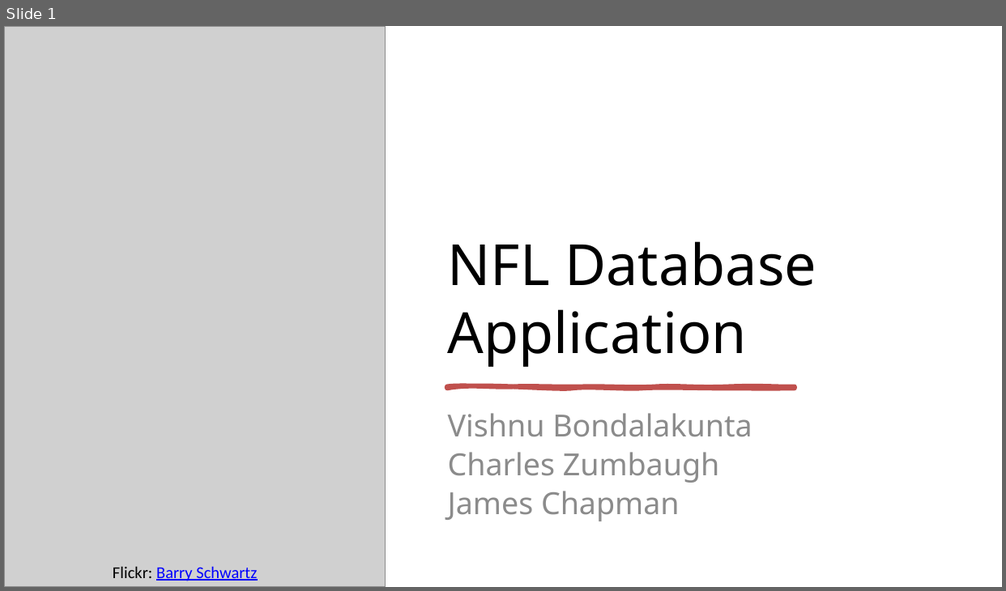
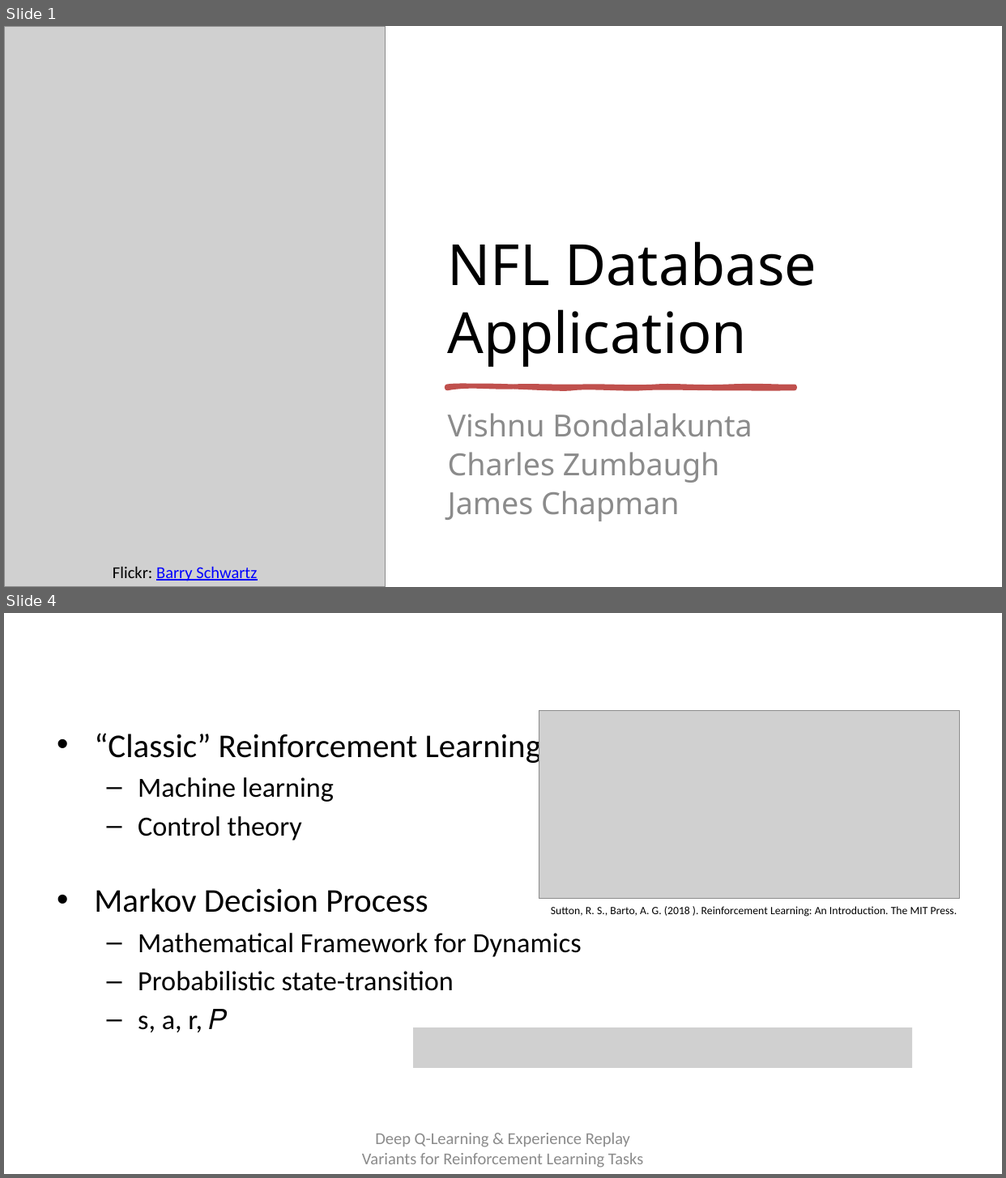
Before and after one commit to JamesChapmanNV/NFL_Database_App, a slide deck: Project Presentation/NFL_Database_Presentation.pptx. Shown one above the other, each under a label of ours: slide 1 before the commit, slides 1 and 4 after it; the slides between them are not shown. The pictures are 1006x591 and 1006x1178 pixels, drawn with LibreOffice and Linux fonts; fonts in the diff are those of the drawing; grey boxes stand for pictures; background and template pictures are left out. Boxes give left, top, right and bottom in pixels: in the first picture for what was removed or moved away, otherwise in the second. Text is boxed around its words. In the diff, an @@ line names an element or a change of style, - is before the commit and + after.

```diff
--- a/Project Presentation/NFL_Database_Presentation.pptx
+++ b/Project Presentation/NFL_Database_Presentation.pptx
@@ slide 4 added at box(4, 613, 1002, 1174), background picture (left out) @@
@@ text added at box(94, 733, 582, 1033), 20 pt, text #000000 @@
+• “Classic” Reinforcement Learning
+  – Machine learning
+  – Control theory
+• Markov Decision Process
+  – Mathematical Framework for Dynamics
+  – Probabilistic state-transition
+  – s, a, r, 𝑃
@@ title added at box(219, 730, 541, 765), 32 pt, text #FFFFFF @@
+Background - Reinforcement Learning (1 of 4)
@@ picture added at box(539, 711, 959, 898) @@
@@ text added at box(551, 906, 957, 917), 8 pt, text #000000 @@
+Sutton, R. S., Barto, A. G. (2018 ). Reinforcement Learning: An Introduction. The MIT Press.
@@ picture added at box(413, 1029, 912, 1068) @@
@@ text added at box(362, 1133, 643, 1168), 12 pt, text #8C8C8C @@
+Deep Q-Learning & Experience Replay Variants for Reinforcement Learning Tasks
@@ page number added at box(719, 1133, 952, 1163), 28 pt, text #FFFFFF @@
+4
```
Also in this commit, not shown: 2 other slides added.
